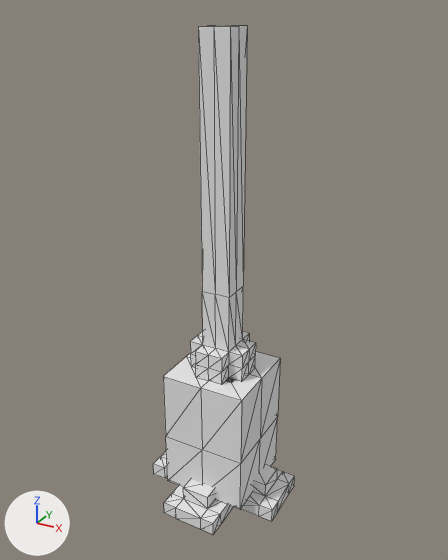
Renders of the OBJ model mods/protection/models/marker.obj from each side of a commit.
Both versions are drawn from a camera (50 mm lens) standing at (1.126, -2.039, 1.56) and looking at (-0.003, 0.015, 0.533). The lights are fixed; the arrows at lower left show +X, +Y and +Z. Mesh edges are drawn as thin lines. Where no turn or scale is listed for an object, it has been applied to the vertices. Vertices at the same position are counted once.

The older version as bpy lines, for what is in view:
```python
me_marker = bpy.data.meshes.new('marker')
me_marker.from_pydata(...)  # 203 vertices, 400 faces; spans x -0.31..0.31, y -0.31..0.31, z -0.5..1.5
# faces by material slot: [360, 40]
me_marker.materials.append(mat_uv_steel)  # white #e7e7e7
me_marker.materials.append(mat_uv_special)  # white #e7e7e7
ob_marker = bpy.data.objects.new('marker', me_marker)
ob_marker.location = (0.0, 0.0, 0.0)
```
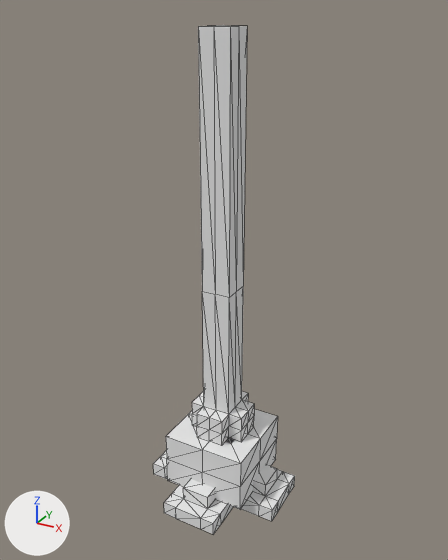
Commit message: Finalize marker model

What differs and where, as boxes (x1, y1, x2, y2) in the pictures (448 x 560 px; the box of a moved part takes in the faces that stretch with it):
part 1 of me_marker, moved or reshaped
    before: (164, 287, 280, 401)
    after: (166, 287, 278, 464)
part 2 of me_marker, moved or reshaped
    before: (163, 376, 262, 509)
    after: (166, 437, 260, 509)
part 3 of me_marker, moved or reshaped
    before: (240, 359, 280, 509)
    after: (240, 417, 278, 509)

Patch to the scene script:
```diff
--- a/mods/protection/models/marker.obj.py
+++ b/mods/protection/models/marker.obj.py
@@ me_marker @@
 me_marker.from_pydata(...)  # 203 vertices, 400 faces; spans x -0.31..0.31, y -0.31..0.31, z -0.5..1.5
 # used by ob_marker; location = (0.0, 0.0, 0.0)
+# me_marker part 1: all 65 vertices in x -0.19..0.19, y -0.19..0.19, z 0.12..0.25 are moved by (0.0, 0.0, -0.31)
+# me_marker part 2: all 3 vertices in x -0.19..0.19, y -0.19, z -0.19 are moved by (0.0, 0.0, -0.13)
+# me_marker part 3: all 5 vertices in x -0.19..0.19, y 0.0..0.19, z -0.19 are moved by (0.0, 0.0, -0.12)
 me_marker.materials.append(mat_uv_steel)
```
